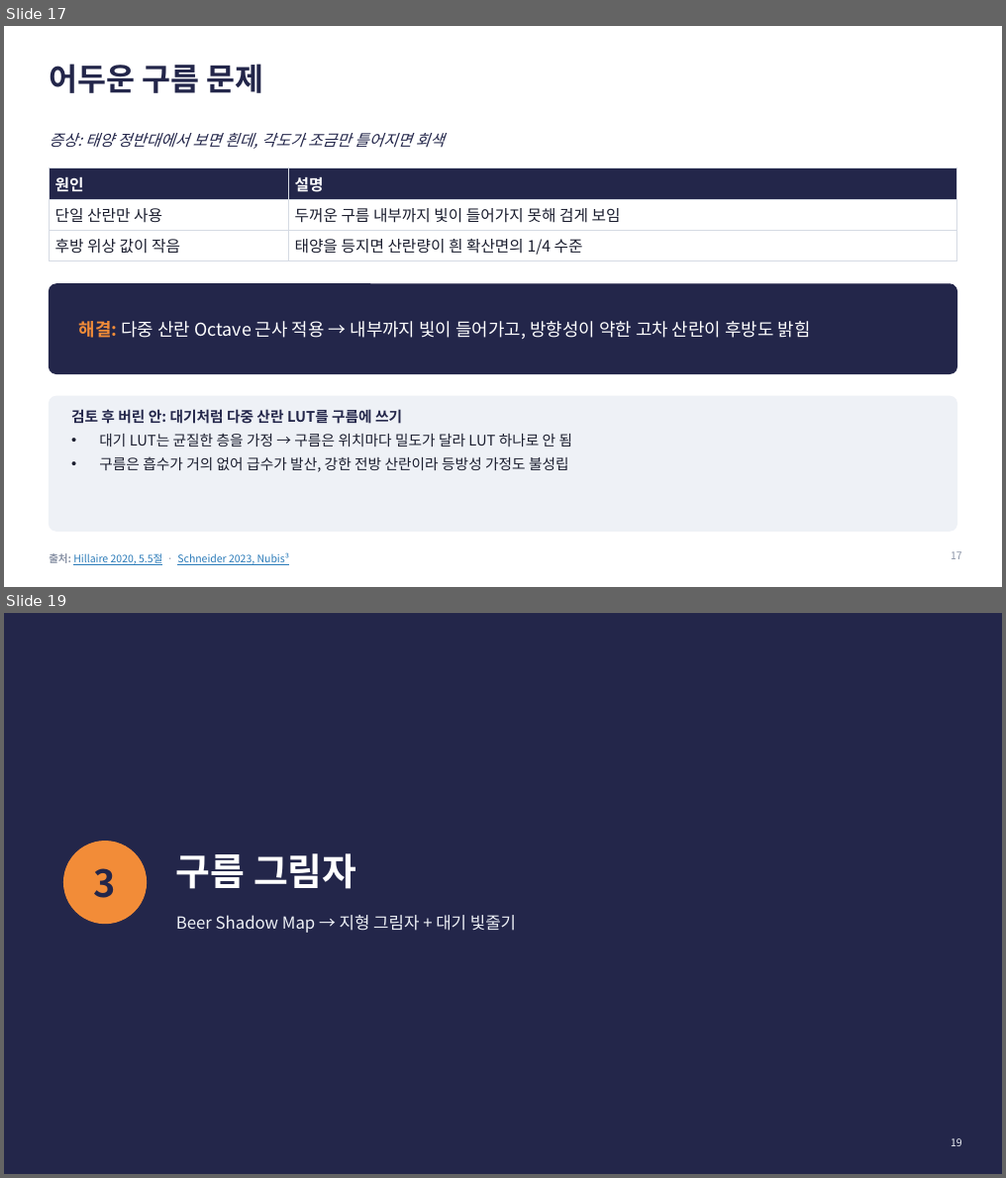
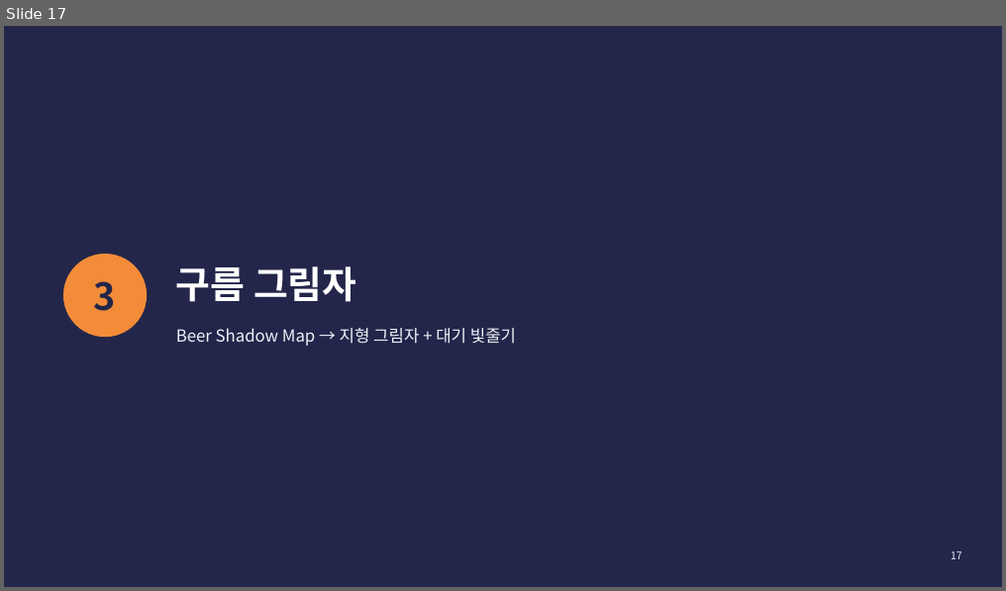
Before and after one commit to jcmeve/DirectX-Graphics-Samples, a slide deck: Interactive Raymarching Cloud_3.pptx. Shown one above the other, each under a label of ours: slides 17 and 19 before the commit, slide 17 after it; the slides between them are not shown. The pictures are 1006x1178 and 1006x591 pixels, drawn with LibreOffice and Linux fonts; fonts in the diff are those of the drawing. Boxes give left, top, right and bottom in pixels: in the first picture for what was removed or moved away, otherwise in the second. Text is boxed around its words. In the diff, an @@ line names an element or a change of style, - is before the commit and + after.

```diff
--- a/Interactive Raymarching Cloud_3.pptx
+++ b/Interactive Raymarching Cloud_3.pptx
@@ slide 17 removed at [4,26,1002,587], background #FFFFFF @@
@@ title removed at [49,64,263,93] @@
-어두운 구름 문제
@@ text removed at [49,133,445,149] @@
-증상: 태양 정반대에서 보면 흰데, 각도가 조금만 틀어지면 회색
@@ table removed at [49,169,957,259], 3 rows, 2 columns @@
-원인 | 설명
-단일 산란만 사용 | 두꺼운 구름 내부까지 빛이 들어가지 못해 검게 보임
-후방 위상 값이 작음 | 태양을 등지면 산란량이 흰 확산면의 1/4 수준
@@ rounded rectangle removed at [49,284,957,374] @@
@@ text removed at [79,321,811,339] @@
-해결: 다중 산란 Octave 근사 적용 → 내부까지 빛이 들어가고, 방향성이 약한 고차 산란이 후방도 밝힘
@@ rounded rectangle removed at [49,396,957,531] @@
@@ text removed at [71,409,573,472] @@
-검토 후 버린 안: 대기처럼 다중 산란 LUT를 구름에 쓰기
-• 대기 LUT는 균질한 층을 가정 → 구름은 위치마다 밀도가 달라 LUT 하나로 안 됨
-• 구름은 흡수가 거의 없어 급수가 발산, 강한 전방 산란이라 등방성 가정도 불성립
@@ text removed at [49,553,289,566] @@
-출처: Hillaire 2020, 5.5절 · Schneider 2023, Nubis³
@@ page number removed at [950,552,962,560] @@
-17
@@ what was slide 19 is now slide 17 @@
@@ page number at [950,552,962,560]: text changed @@
-19
+17
```
Also in this commit, not shown: 22 slides changed, 1 slide added, 4 other slides removed.
